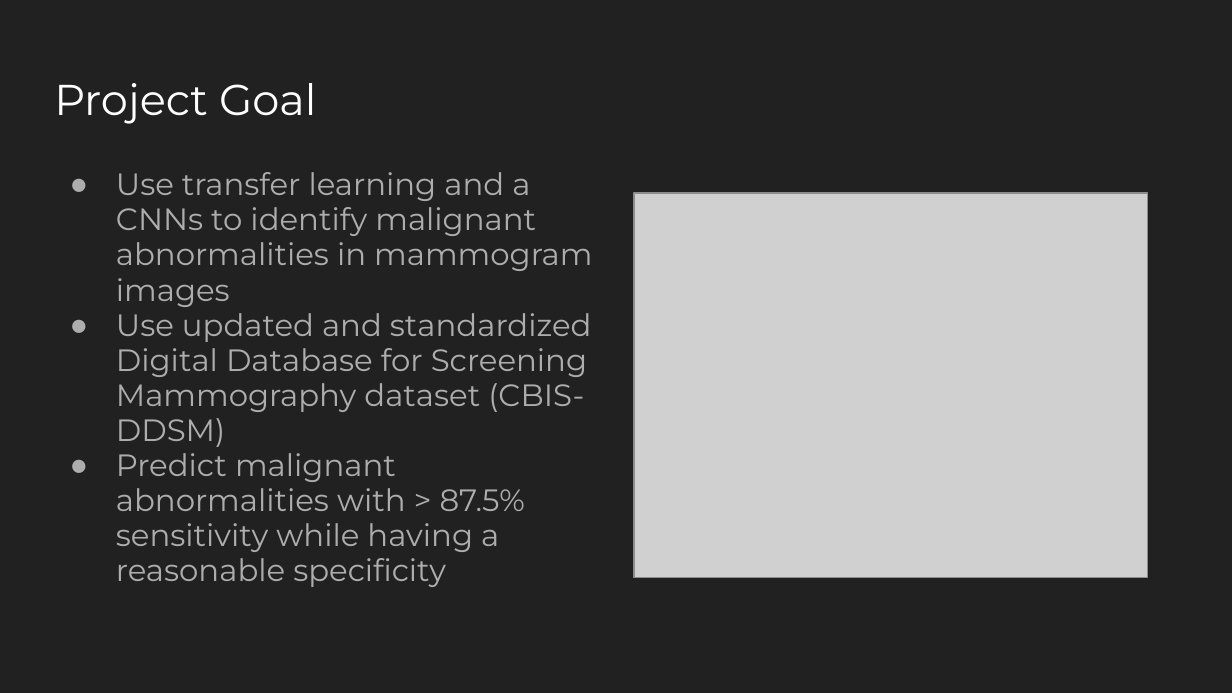
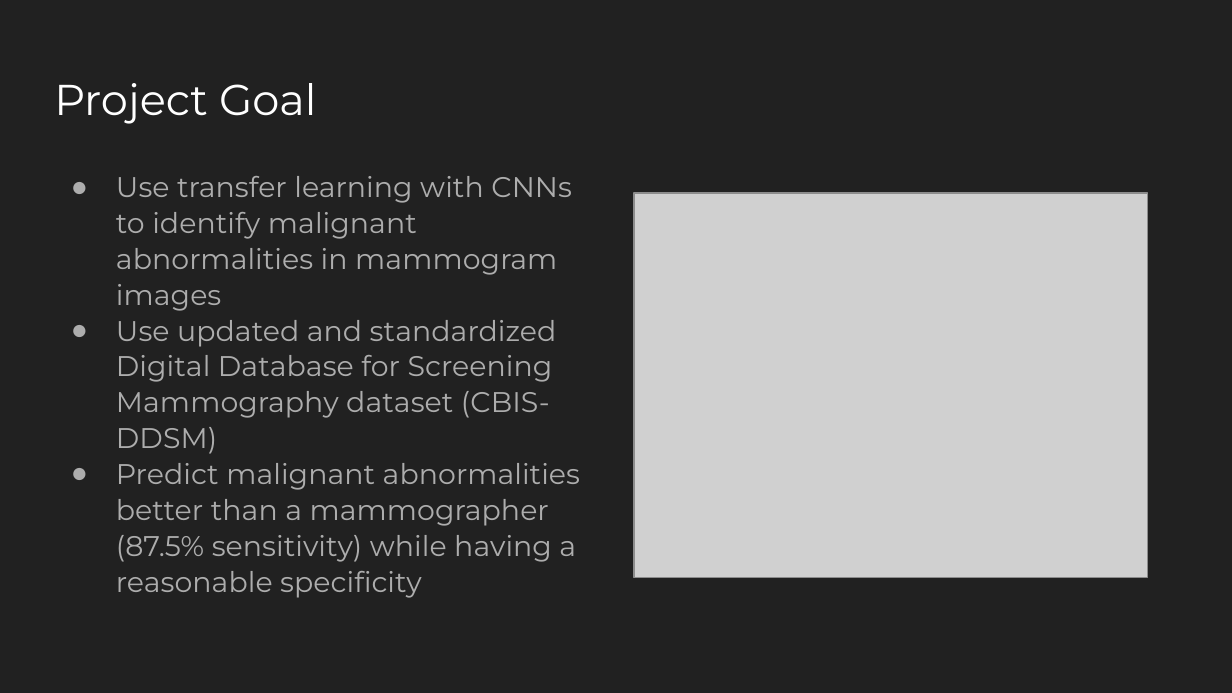
Before and after one commit to nick-mcccormack/Springboard, a slide deck: slide 5 of springboard_capstone_3/reports/Capstone_Three_Final_Slides_NGM .pptx. Drawn at 1232x693 pixels with LibreOffice and Linux fonts; fonts in the diff are those of the drawing; grey boxes stand for pictures. Boxes give left, top, right and bottom in pixels: in the first picture for what was removed or moved away, otherwise in the second. Text is boxed around its words. In the diff, an @@ line names an element or a change of style, - is before the commit and + after.

```diff
--- a/springboard_capstone_3/reports/Capstone_Three_Final_Slides_NGM .pptx
+++ b/springboard_capstone_3/reports/Capstone_Three_Final_Slides_NGM .pptx
@@ text at (116, 176, 572, 311): text changed; size 18 to 16.6 pt @@
-● Use transfer learning and a CNNs to identify malignant abnormalities in mammogram images
+● Use transfer learning with CNNs to identify malignant abnormalities in mammogram images
@@ text at (116, 320, 557, 454): size 18 to 16.6 pt in "Use updated and standardized Digital Database for ..."; indent changed; line spacing 0.95 to 1.05 @@
@@ text at (116, 463, 580, 598): text changed; size 18 to 16.6 pt @@
-● Predict malignant abnormalities with > 87.5% sensitivity while having a reasonable specificity
+● Predict malignant abnormalities better than a mammographer (87.5% sensitivity) while having a reasonable specificity
```
Also in this commit, not shown: 4 other slides changed, 4 other files.
